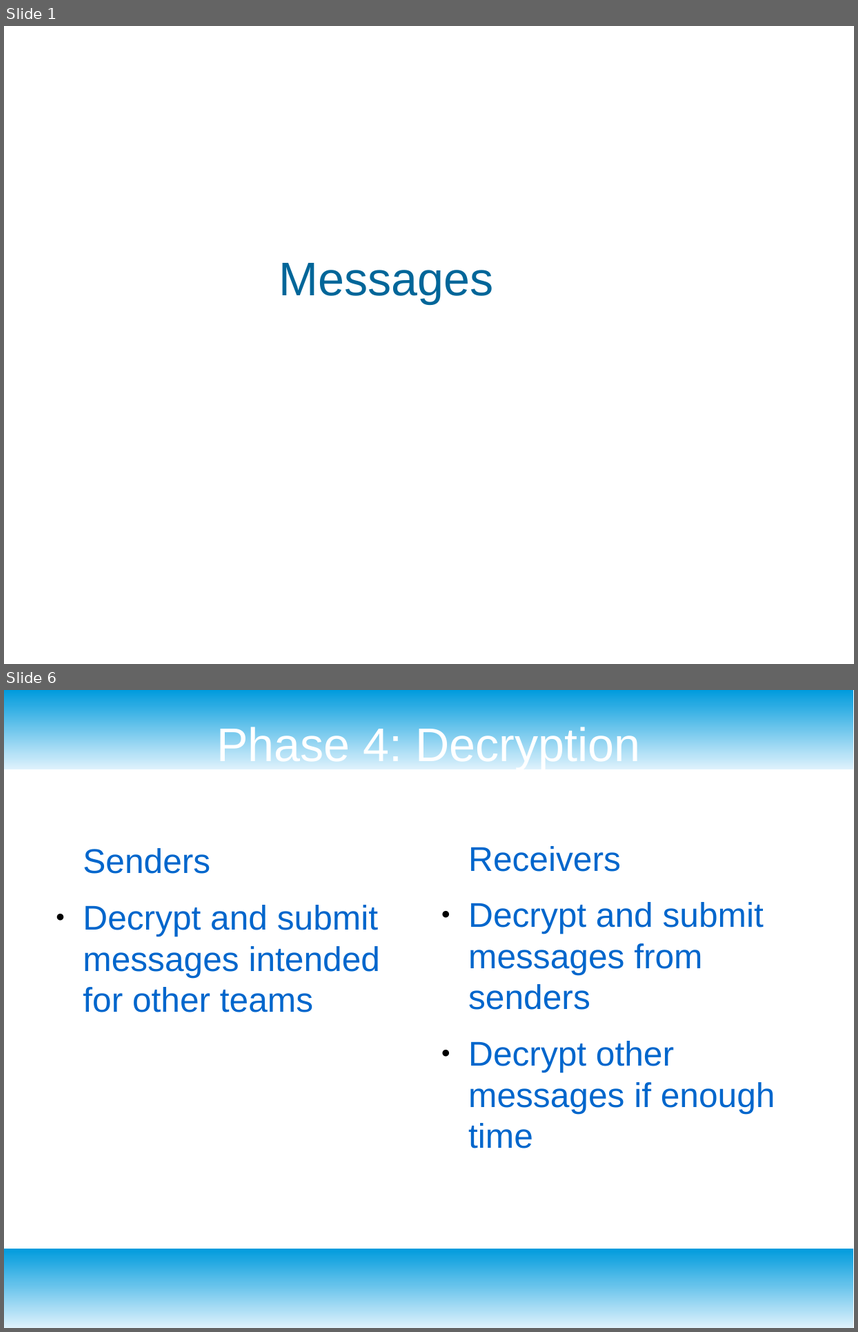
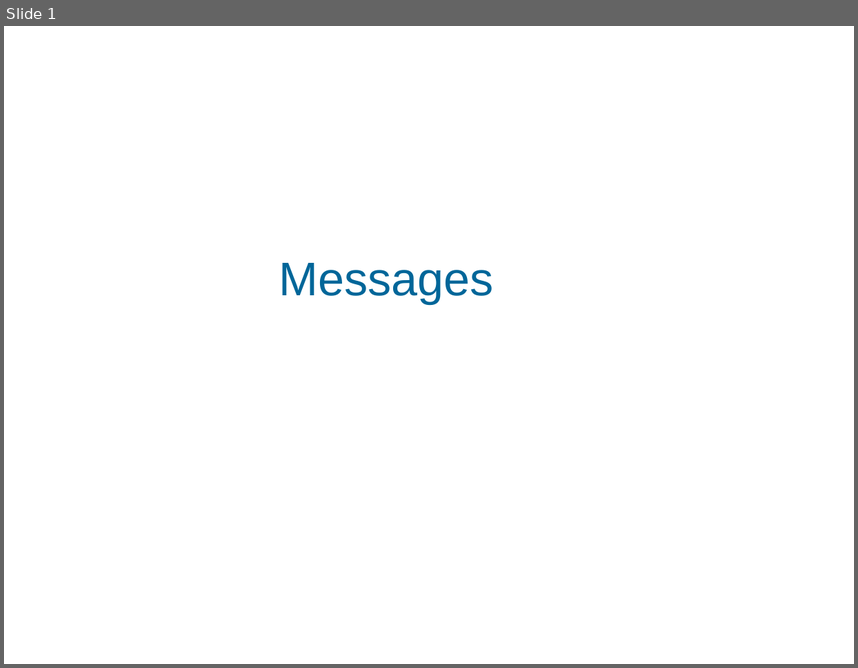
Before and after one commit to vcv-missoula-college/projects, a slide deck: 2021_gencyber_summer_camp/resources/day2/day_2.6_message_game.odp. Shown one above the other, each under a label of ours: slides 1 and 6 before the commit, slide 1 after it; the slides between them are not shown. The pictures are 858x1332 and 858x668 pixels, drawn with LibreOffice and Linux fonts; fonts in the diff are those of the drawing; background and template pictures are left out. Boxes give left, top, right and bottom in pixels: in the first picture for what was removed or moved away, otherwise in the second. Text is boxed around its words. In the diff, an @@ line names an element or a change of style, - is before the commit and + after.

```diff
--- a/2021_gencyber_summer_camp/resources/day2/day_2.6_message_game.odp
+++ b/2021_gencyber_summer_camp/resources/day2/day_2.6_message_game.odp
@@ slide 6 removed at <box>4,690,854,1328</box>, background #FFFFFF @@
@@ rectangle removed at <box>4,690,854,769</box> @@
@@ title removed at <box>217,723,640,769</box> @@
-Phase 4: Decryption
@@ text removed at <box>83,848,380,1012</box> @@
-Senders
-● Decrypt and submit messages intended for other teams
@@ text removed at <box>468,846,775,1148</box> @@
-Receivers
-● Decrypt and submit messages from senders
-● Decrypt other messages if enough time
@@ rectangle removed at <box>4,1248,854,1328</box> @@
```
Also in this commit, not shown: 3 slides changed, 3 slides added, 2 other slides removed, 1 other file.
